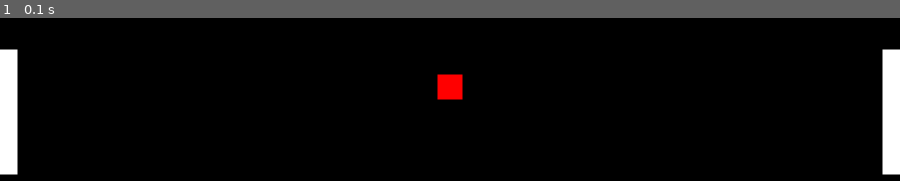
Above: before the commit, frame 1.
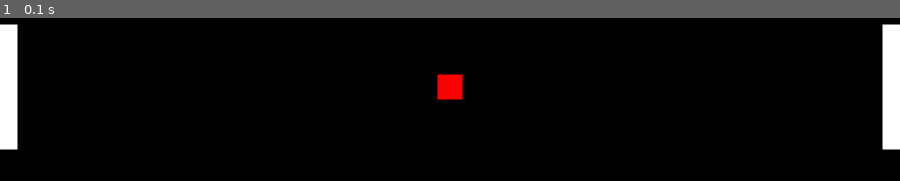
Above: after the commit, the same moment.

Repository: RFOD/Python_PygameTest
Game: pygame game, started from test01.py
Two runs of this game, one before a commit and one after it. Both use one fixed random seed, a clock stepped at 60 frames per second and the inputs below.
Inputs:
- Up to frame 1 (0.1 s): no input

The runs differ from the first frame. In frame 1, 1.3% of the frame differs, in the area x 0-100%, y 3-97%.

Commit message:
Added Vectors

Diff:
--- a/test01.py
+++ b/test01.py
@@ -9,10 +9,8 @@
 playerHeight = 250
 playerThickness = 35
 
-player1PosX = 0
-player1PosY = 425
-player2PosX = 1800 - playerThickness
-player2PosY = 425
+player1Pos = pygame.Vector2(0, (winHeight - playerHeight)/2)
+player2Pos = pygame.Vector2(winWidth - playerThickness, (winHeight - playerHeight)/2)
 
 ballPosX = 875
 ballPosY = 475
@@ -22,16 +20,14 @@
 
 
     screen.fill("black")
-    # Getting the time
-    time = pygame.time.get_ticks()
+    # Getting the delta time
     clock = pygame.time.Clock()
-    dt = clock.tick(60) * 0.001 * 144
+    dt = clock.tick() * 0.001
     print(dt)
-    time = time/1000
 
     # Drawing the objects on the screen
-    pygame.draw.rect(screen, "white", pygame.Rect(player1PosX, player1PosY, playerThickness, playerHeight))
-    pygame.draw.rect(screen, "white", pygame.Rect(player2PosX, player2PosY, playerThickness, playerHeight))
+    pygame.draw.rect(screen, "white", pygame.Rect(player1Pos.x, player1Pos.y, playerThickness, playerHeight))
+    pygame.draw.rect(screen, "white", pygame.Rect(player2Pos.x, player2Pos.y, playerThickness, playerHeight))
     pygame.draw.rect(screen, "red", pygame.Rect(ballPosX, ballPosY, 50, 50))
 
     # Player Movement Mechanic
